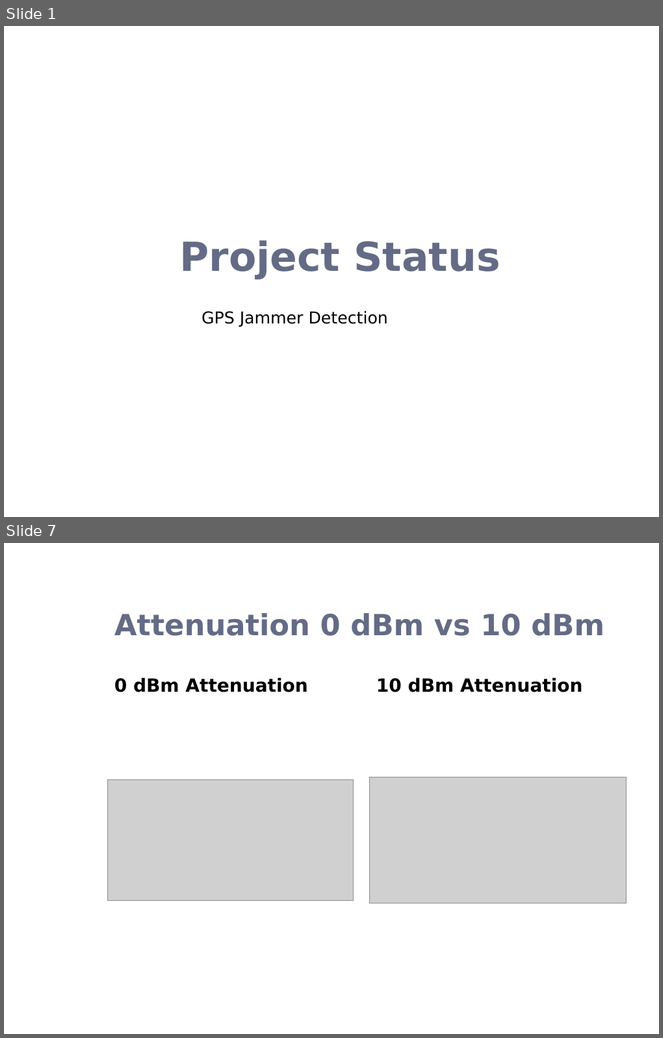
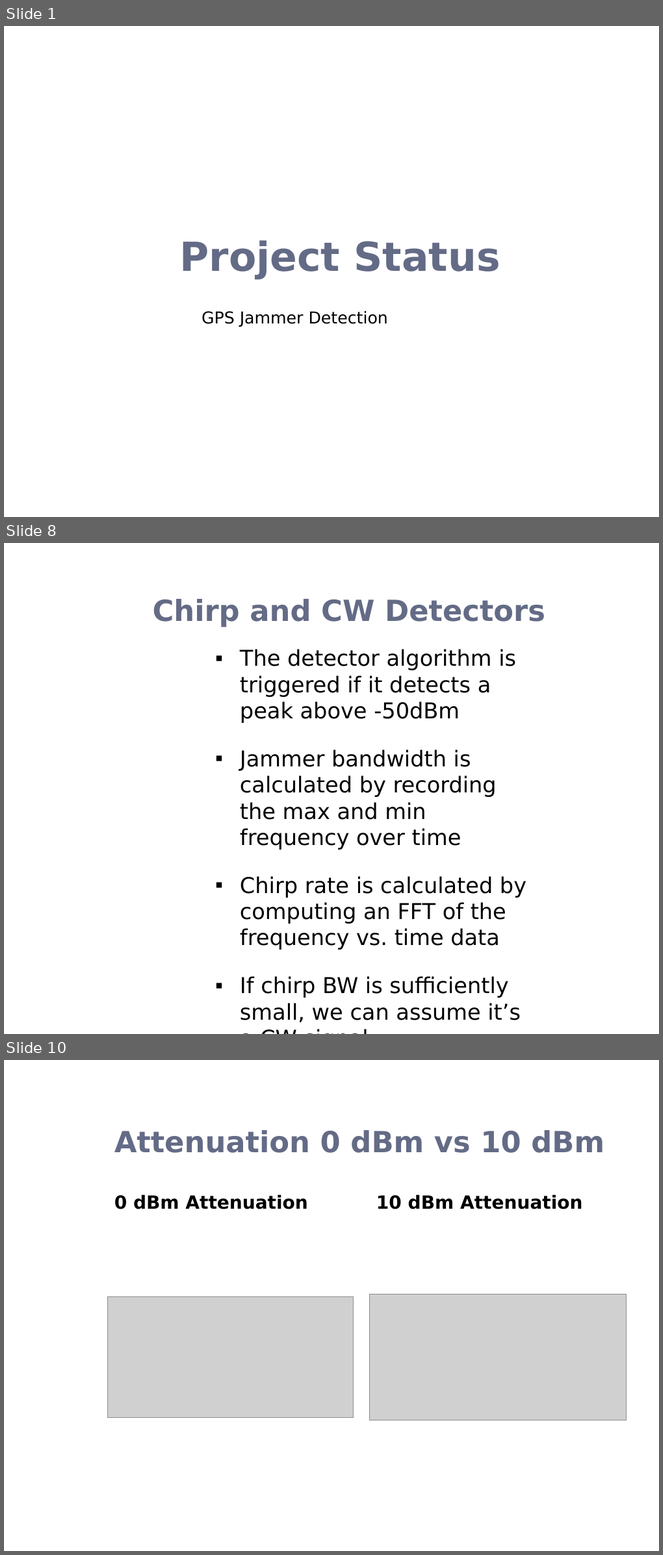
Before and after one commit to esayers/capstone-schwarz, a slide deck: Documentation/Project Update.pptx. Shown one above the other, each under a label of ours: slides 1 and 7 before the commit, slides 1, 8 and 10 after it; the slides between them are not shown. The pictures are 663x1038 and 663x1555 pixels, drawn with LibreOffice and Linux fonts; fonts in the diff are those of the drawing; grey boxes stand for pictures; background and template pictures are left out. Boxes give left, top, right and bottom in pixels: in the first picture for what was removed or moved away, otherwise in the second. Text is boxed around its words. In the diff, an @@ line names an element or a change of style, - is before the commit and + after.

```diff
--- a/Documentation/Project Update.pptx
+++ b/Documentation/Project Update.pptx
@@ slide 8 added at <box>4,543,659,1034</box>, background picture (left out) @@
@@ title added at <box>153,599,545,627</box>, 32 pt, text #646B86, bold @@
+Chirp and CW Detectors
@@ text added at <box>240,649,527,1023</box>, 24 pt, text #000000 @@
+▪ The detector algorithm is triggered if it detects a peak above -50dBm
+▪ Jammer bandwidth is calculated by recording the max and min frequency over time
+▪ Chirp rate is calculated by computing an FFT of the frequency vs. time data
+▪ If chirp BW is sufficiently small, we can assume it’s a CW signal
@@ what was slide 7 is now slide 10 @@
```
Also in this commit, not shown: 2 slides changed, 7 other slides added, 5 slides removed, 2 other files.
